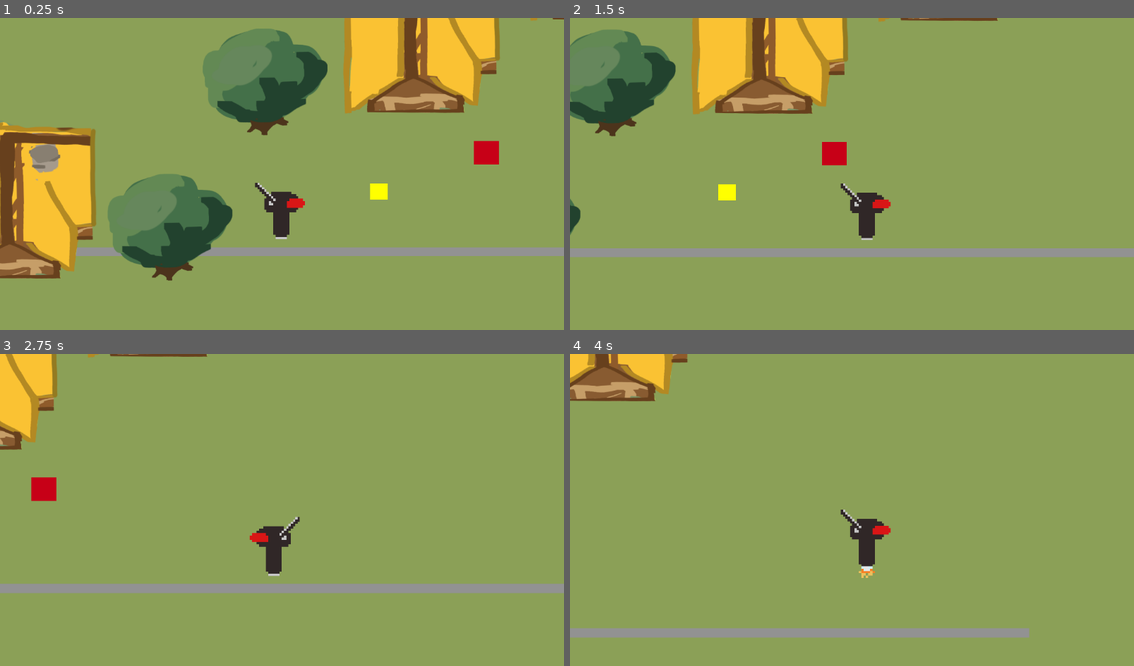
Above: before the commit, frames 1-4 (two rows, left to right).
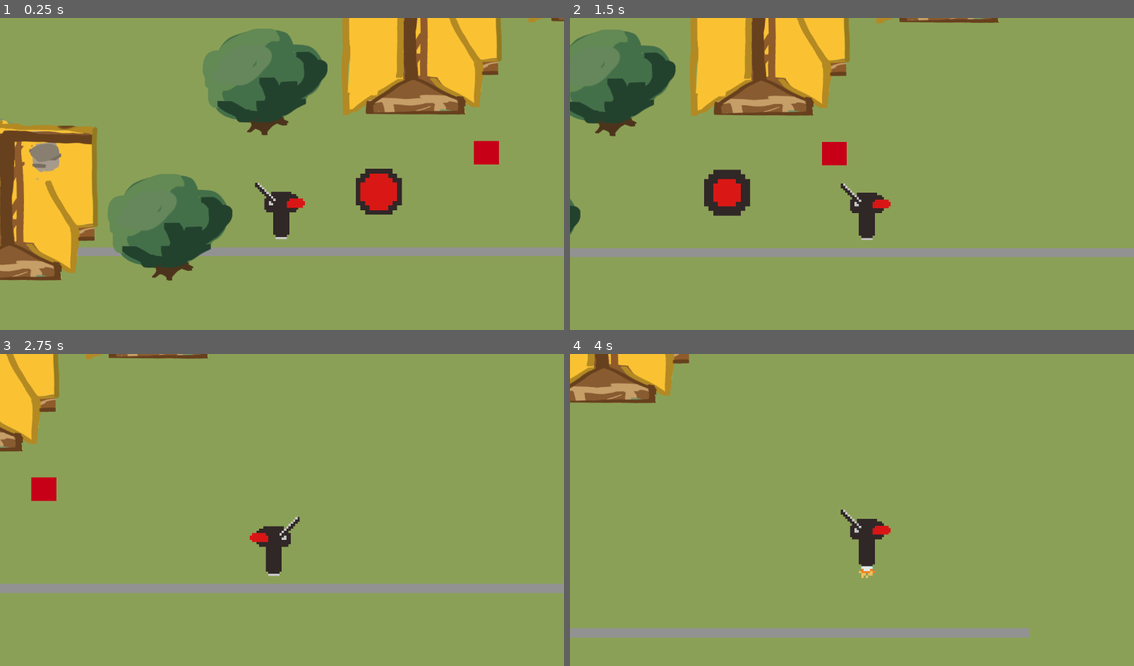
Above: after the commit, the same moments.

Repository: sophieTheProgrammer/queblejam
Game: Godot game, scene res://scenes/level_first.tscn
The game is run twice, just before and just after one commit, with the same random seed, the same clock (stepped at 60 frames per second) and the same inputs.
Inputs:
- Up to frame 1 (0.25 s): no input
- Up to frame 2 (1.5 s): hold Right (Right) from 0.53 s (still down); tap Space (Jump) at 0.77 s
- Up to frame 3 (2.75 s): tap Space (Jump) at 1.52 s; release Right (Right) at 2.03 s; hold Left (Left) from 2.03 s (still down)
- Up to frame 4 (4 s): release Left (Left) at 2.78 s; hold Right (Right) from 2.78 s (still down); tap Space (Jump) at 3.02, 3.77 s

The runs differ from the first frame. In frame 1, 3.6% of the frame differs, in the area x 0-100%, y 0-85%; in frame 2, 2.4%; in frame 3, 0.6%; in frame 4, 0.6%.
Error after the commit: Parse Error: Could not preload resource file "res://scenes/tutorial.tscn". (res://scripts/global.gd:4)

Commit message:
portal

Diff:
--- /dev/null
+++ b/scenes/death.tscn
@@ -0,0 +1,16 @@
+[gd_scene format=3 uid="uid://b7xavbirsinof"]
+
+[ext_resource type="Script" uid="uid://hf0iiyncmar1" path="res://scripts/death.gd" id="1_0hhgj"]
+
+[sub_resource type="RectangleShape2D" id="RectangleShape2D_t81tr"]
+size = Vector2(478.375, 394)
+
+[node name="Death" type="Area2D" unique_id=1216396373]
+collision_layer = 4
+collision_mask = 4
+script = ExtResource("1_0hhgj")
+
+[node name="Death" type="CollisionShape2D" parent="." unique_id=1503521872]
+shape = SubResource("RectangleShape2D_t81tr")
+
+[connection signal="area_entered" from="." to="." method="_on_area_entered"]
--- a/scenes/enemy.tscn
+++ b/scenes/enemy.tscn
@@ -1,14 +1,16 @@
 [gd_scene format=3 uid="uid://ciuakvp37r8bx"]
 
 [ext_resource type="Script" uid="uid://bdj0i58yreqs3" path="res://scripts/enemy.gd" id="1_7p1mj"]
+[ext_resource type="PackedScene" uid="uid://b7xavbirsinof" path="res://scenes/death.tscn" id="2_md0e3"]
 
 [sub_resource type="RectangleShape2D" id="RectangleShape2D_7p1mj"]
 size = Vector2(25, 24)
 
-[node name="enemy" type="CharacterBody2D" unique_id=1707054168]
+[node name="enemy" type="CharacterBody2D" unique_id=1707054168 node_paths=PackedStringArray("Goal")]
 collision_layer = 2
 collision_mask = 2
 script = ExtResource("1_7p1mj")
+Goal = NodePath(".")
 
 [node name="ColorRect" type="ColorRect" parent="." unique_id=1768919789]
 offset_left = -63.0
@@ -27,13 +29,8 @@
 [node name="CollisionShape2D" type="CollisionShape2D" parent="." unique_id=1831516010]
 shape = SubResource("RectangleShape2D_7p1mj")
 
-[node name="Area2D" type="Area2D" parent="." unique_id=635515735]
-collision_layer = 2
-collision_mask = 2
-
-[node name="CollisionShape2D" type="CollisionShape2D" parent="Area2D" unique_id=1743671235]
-scale = Vector2(3.18, 3.18)
-shape = SubResource("RectangleShape2D_7p1mj")
+[node name="Death" parent="." unique_id=1216396373 instance=ExtResource("2_md0e3")]
+position = Vector2(-5.9604645e-08, 0)
+scale = Vector2(0.17, 0.19)
 
 [connection signal="timeout" from="Timer" to="." method="_on_timer_timeout"]
-[connection signal="area_entered" from="Area2D" to="." method="_on_area_2d_area_entered"]
--- a/scenes/house.tscn
+++ b/scenes/house.tscn
@@ -5,10 +5,10 @@
 [node name="house" type="AnimatableBody2D" unique_id=273667713]
 
 [node name="Sprite2D" type="Sprite2D" parent="." unique_id=610835347]
-scale = Vector2(0.73250484, 0.73250484)
+scale = Vector2(0.75, 0.75)
 texture = ExtResource("2_qtlar")
 
 [node name="CollisionPolygon2D" type="CollisionPolygon2D" parent="." unique_id=761495194]
 position = Vector2(1.3436556, -9.403742)
-scale = Vector2(0.7044488, 0.7044492)
+scale = Vector2(0.75, 0.75)
 polygon = PackedVector2Array(-127.27273, -572.7273, 540.90906, -504.54544, 509.0909, 481.81818, -527.2727, 509.0909, -531.8182, -259.0909)
--- a/scenes/level_1.tscn
+++ b/scenes/level_1.tscn
@@ -3,26 +3,21 @@
 [ext_resource type="PackedScene" uid="uid://ciuakvp37r8bx" path="res://scenes/enemy.tscn" id="1_fcfvj"]
 [ext_resource type="PackedScene" uid="uid://fqnpaxidr784" path="res://scenes/player.tscn" id="2_pa8r4"]
 [ext_resource type="PackedScene" uid="uid://bey60bmk2kegn" path="res://scenes/tree.tscn" id="3_15mv3"]
+[ext_resource type="PackedScene" uid="uid://b7xavbirsinof" path="res://scenes/death.tscn" id="3_fcfvj"]
 [ext_resource type="PackedScene" uid="uid://c8nmx000lemsv" path="res://scenes/portal.tscn" id="4_e3sih"]
 [ext_resource type="PackedScene" uid="uid://cn2rabxmse2ls" path="res://scenes/house.tscn" id="6_2os1m"]
 
 [sub_resource type="NavigationPolygon" id="NavigationPolygon_4nkto"]
-vertices = PackedVector2Array(-1460.4063, -3543.289, 2097.9063, -2523.4766, 2069.1094, -1.9765625, -4139.0938, 8.9765625, -4178.867, -4206.2266)
+vertices = PackedVector2Array(-1460.2813, -3543.25, 2097.9063, -2523.4766, 2069.1094, -2.0234375, -5175.461, -19.96875, -5376.4063, -4241.953)
 polygons = Array[PackedInt32Array]([PackedInt32Array(0, 1, 2, 3, 4)])
-outlines = Array[PackedVector2Array]([PackedVector2Array(-4189, -4219, -4149, 19, 2079, 8, 2108, -2531, -1458, -3553)])
+outlines = Array[PackedVector2Array]([PackedVector2Array(-5387, -4254, -5185, -10, 2079, 8, 2108, -2531, -1458, -3553)])
 
 [sub_resource type="WorldBoundaryShape2D" id="WorldBoundaryShape2D_fcfvj"]
 distance = -40.0
 
-[sub_resource type="WorldBoundaryShape2D" id="WorldBoundaryShape2D_pa8r4"]
-distance = 366.0
-
 [sub_resource type="WorldBoundaryShape2D" id="WorldBoundaryShape2D_15mv3"]
 normal = Vector2(0.00028341007, -0.99999994)
 distance = -6584.985
-
-[sub_resource type="RectangleShape2D" id="RectangleShape2D_e3sih"]
-size = Vector2(6859.375, 394)
 
 [node name="level_1" type="Node2D" unique_id=532896419]
 
@@ -31,10 +26,10 @@
 navigation_polygon = SubResource("NavigationPolygon_4nkto")
 
 [node name="player" parent="." unique_id=575009404 instance=ExtResource("2_pa8r4")]
-position = Vector2(6326, -1474)
+position = Vector2(507, -3214)
 
 [node name="portal" parent="." unique_id=452576932 instance=ExtResource("4_e3sih")]
-position = Vector2(585, -3382)
+position = Vector2(-1949, -3853)
 DESTINATION = 2
 
 [node name="StaticBody2D" type="StaticBody2D" parent="." unique_id=1034328894]
@@ -42,52 +37,48 @@
 [node name="CollisionShape2D" type="CollisionShape2D" parent="StaticBody2D" unique_id=1161863923]
 shape = SubResource("WorldBoundaryShape2D_fcfvj")
 
-[node name="CollisionShape2D2" type="CollisionShape2D" parent="StaticBody2D" unique_id=714111978]
-rotation = 1.5707964
-shape = SubResource("WorldBoundaryShape2D_pa8r4")
-
 [node name="CollisionShape2D3" type="CollisionShape2D" parent="StaticBody2D" unique_id=1990887448]
 rotation = -1.5707964
 shape = SubResource("WorldBoundaryShape2D_15mv3")
 
-[node name="Death" type="Area2D" parent="StaticBody2D" unique_id=1731097111]
-collision_layer = 4
-collision_mask = 4
-
-[node name="Death" type="CollisionShape2D" parent="StaticBody2D/Death" unique_id=1665885613]
-position = Vector2(3191.3125, -91)
-shape = SubResource("RectangleShape2D_e3sih")
+[node name="Death" parent="StaticBody2D" unique_id=1216396373 instance=ExtResource("3_fcfvj")]
+position = Vector2(3347, 52)
+scale = Vector2(21.83, 1)
 
 [node name="Tree" type="Node" parent="." unique_id=957508679]
 
 [node name="tree" parent="Tree" unique_id=1391525660 instance=ExtResource("3_15mv3")]
-position = Vector2(877, -2779)
+position = Vector2(-400, -2928)
 
 [node name="tree2" parent="Tree" unique_id=542462654 instance=ExtResource("3_15mv3")]
-position = Vector2(1776, -2575)
+position = Vector2(436, -2621)
 
 [node name="tree3" parent="Tree" unique_id=637380790 instance=ExtResource("3_15mv3")]
-position = Vector2(2585, -2316)
+position = Vector2(1366, -2316)
 
 [node name="tree5" parent="Tree" unique_id=2059312676 instance=ExtResource("3_15mv3")]
-position = Vector2(4594, -1510)
+position = Vector2(4249, -1573)
 
 [node name="tree6" parent="Tree" unique_id=1249464462 instance=ExtResource("3_15mv3")]
-position = Vector2(3822, -1857)
+position = Vector2(3345, -1926)
 
 [node name="House" type="Node" parent="." unique_id=1345360775]
 
 [node name="house2" parent="House" unique_id=1954024287 instance=ExtResource("6_2os1m")]
 position = Vector2(6208, -852)
-scale = Vector2(1, 1)
 
 [node name="house4" parent="House" unique_id=1217257257 instance=ExtResource("6_2os1m")]
-position = Vector2(3120, -1863)
-scale = Vector2(1, 1)
+position = Vector2(2372, -1949)
 
 [node name="house5" parent="House" unique_id=1901791013 instance=ExtResource("6_2os1m")]
-position = Vector2(5311, -1119)
-scale = Vector2(1, 1)
+position = Vector2(5156, -1102)
+
+[node name="house6" parent="House" unique_id=273667713 instance=ExtResource("6_2os1m")]
+position = Vector2(-1462.9995, -2969)
+scale = Vector2(0.22, 0.22)
+
+[node name="house7" parent="House" unique_id=1675529710 instance=ExtResource("6_2os1m")]
+position = Vector2(-1462.9995, -2969)
 
 [node name="Enemy" type="Node" parent="." unique_id=1054087828]
 
@@ -102,5 +93,3 @@
 [node name="enemy3" parent="Enemy" unique_id=1269175327 node_paths=PackedStringArray("Goal") instance=ExtResource("1_fcfvj")]
 position = Vector2(1101, -1017)
 Goal = NodePath("../../player")
-
-[connection signal="area_entered" from="StaticBody2D/Death" to="player" method="_on_death_area_entered"]
--- a/scenes/portal.tscn
+++ b/scenes/portal.tscn
@@ -1,23 +1,47 @@
 [gd_scene format=3 uid="uid://c8nmx000lemsv"]
 
-[ext_resource type="Script" path="res://scripts/portal.gd" id="1_v0xau"]
+[ext_resource type="Script" uid="uid://cihsstjtna3kd" path="res://scripts/portal.gd" id="1_v0xau"]
+[ext_resource type="Texture2D" uid="uid://bj5sjhhwdggeq" path="res://art/portal.PNG" id="2_1ffj6"]
+
+[sub_resource type="AtlasTexture" id="AtlasTexture_1ffj6"]
+atlas = ExtResource("2_1ffj6")
+region = Rect2(0, 0, 16, 16)
+
+[sub_resource type="AtlasTexture" id="AtlasTexture_jr6l0"]
+atlas = ExtResource("2_1ffj6")
+region = Rect2(16, 0, 16, 16)
+
+[sub_resource type="SpriteFrames" id="SpriteFrames_d4jfq"]
+animations = [{
+"frames": [{
+"duration": 1.0,
+"texture": SubResource("AtlasTexture_1ffj6")
+}, {
+"duration": 1.0,
+"texture": SubResource("AtlasTexture_jr6l0")
+}],
+"loop": true,
+"name": &"default",
+"speed": 1.0
+}]
 
 [sub_resource type="CircleShape2D" id="CircleShape2D_ppl40"]
-radius = 42.0119
+radius = 144.0
 
 [node name="portal" type="Node2D" unique_id=452576932]
 script = ExtResource("1_v0xau")
 
-[node name="ColorRect" type="ColorRect" parent="." unique_id=1470417296]
-offset_left = -43.0
-offset_top = -42.0
-offset_right = 48.0
-offset_bottom = 40.0
-color = Color(1, 1, 0, 1)
+[node name="AnimatedSprite2D" type="AnimatedSprite2D" parent="." unique_id=1907998411]
+position = Vector2(2, 0)
+scale = Vector2(23.4375, 23.4375)
+sprite_frames = SubResource("SpriteFrames_d4jfq")
+autoplay = "default"
 
 [node name="Area2D" type="Area2D" parent="." unique_id=1274837443]
+collision_layer = 4
+collision_mask = 4
 
 [node name="CollisionShape2D" type="CollisionShape2D" parent="Area2D" unique_id=531295457]
 shape = SubResource("CircleShape2D_ppl40")
 
-[connection signal="body_entered" from="Area2D" to="." method="_on_area_2d_body_entered"]
+[connection signal="area_entered" from="Area2D" to="." method="_on_area_2d_area_entered"]
--- a/scenes/tutorial.tscn
+++ b/scenes/tutorial.tscn
@@ -12,57 +12,69 @@
 vertices = PackedVector2Array(1557.8516, 2648.9766, -844.4922, 2707.8281, -2965.6406, -2209.961, 4180.7266, -3241.4219, 7813.6406, 92.3125, 5394.672, 3403.9531)
 polygons = Array[PackedInt32Array]([PackedInt32Array(0, 1, 2, 3, 4), PackedInt32Array(0, 4, 5)])
 outlines = Array[PackedVector2Array]([PackedVector2Array(1557, 2659, 5399, 3415, 7827, 91, 4184, -3252, -2980, -2218, -851, 2718)])
+[ext_resource type="PackedScene" uid="uid://b7xavbirsinof" path="res://scenes/death.tscn" id="4_4kmhl"]
+[ext_resource type="PackedScene" uid="uid://c8nmx000lemsv" path="res://scenes/portal.tscn" id="5_cq4me"]
+
+[sub_resource type="WorldBoundaryShape2D" id="WorldBoundaryShape2D_cq4me"]
+distance = 4.0000014
+
+[sub_resource type="WorldBoundaryShape2D" id="WorldBoundaryShape2D_6yjpi"]
+normal = Vector2(0.00028341007, -0.99999994)
+distance = -6878.9985
 
 [node name="tutorial" type="Node2D" unique_id=1205344489]
 
 [node name="player" parent="." unique_id=575009404 instance=ExtResource("1_8ho6b")]
+position = Vector2(500, -2500)
+
+[node name="text" type="Node" parent="." unique_id=1531292137]
+
+[node name="trees" type="RichTextLabel" parent="text" unique_id=1504824620]
+offset_left = 3919.0
+offset_top = -3143.0
+offset_right = 5894.0
+offset_bottom = -2174.0
+text = "trees will fall after you stand on them for too long"
+
+[node name="dontfall" type="RichTextLabel" parent="text" unique_id=72647953]
+offset_left = 4012.0
+offset_top = -940.0
+offset_right = 5687.0
+offset_bottom = -399.0
+text = "don't fall!"
+
+[node name="jump" type="RichTextLabel" parent="text" unique_id=1491643755]
+offset_left = 1196.0
+offset_top = -3093.0
+offset_right = 2871.0
+offset_bottom = -2552.0
+text = "space to jump"
+
+[node name="wasd" type="RichTextLabel" parent="text" unique_id=1760828492]
+offset_left = -503.0
+offset_top = -3626.0
+offset_right = 1172.0
+offset_bottom = -3085.0
+text = "wasd/arrow keys to move"
 
 [node name="houses" type="Node" parent="." unique_id=1386070607]
 
 [node name="house3" parent="houses" unique_id=1050645927 instance=ExtResource("2_ph3nu")]
-position = Vector2(2528, 574)
+position = Vector2(3008, -2078)
 
-[node name="house2" parent="houses" unique_id=273667713 instance=ExtResource("2_ph3nu")]
-position = Vector2(1272, 623)
+[node name="house3" parent="houses/house3" unique_id=273667713 instance=ExtResource("2_ph3nu")]
+position = Vector2(3379, 214)
+
+[node name="house2" parent="houses" unique_id=895962117 instance=ExtResource("2_ph3nu")]
+position = Vector2(1752, -2029)
 
 [node name="house" parent="houses" unique_id=1621905291 instance=ExtResource("2_ph3nu")]
-position = Vector2(-4, 649)
-
-[node name="text" type="Node" parent="." unique_id=1531292137]
-
-[node name="trees" type="RichTextLabel" parent="text" unique_id=1504824620]
-offset_left = 3223.0
-offset_top = -1115.0
-offset_right = 5198.0
-offset_bottom = -146.0
-text = "trees will fall after you stand on them for too long"
-
-[node name="dontfall" type="RichTextLabel" parent="text" unique_id=72647953]
-offset_left = 1486.0
-offset_top = 1203.0
-offset_right = 3161.0
-offset_bottom = 1744.0
-text = "don't fall!"
-
-[node name="jump" type="RichTextLabel" parent="text" unique_id=1491643755]
-offset_left = 716.0
-offset_top = -441.0
-offset_right = 2391.0
-offset_bottom = 100.0
-text = "space to jump"
-
-[node name="wasd" type="RichTextLabel" parent="text" unique_id=1760828492]
-offset_left = -983.0
-offset_top = -974.0
-offset_right = 692.0
-offset_bottom = -433.0
-text = "wasd/arrow keys to move"
+position = Vector2(476, -2003)
 
 [node name="trees" type="Node" parent="." unique_id=94419687]
 
-[node name="tree2" parent="trees" unique_id=1391525660 instance=ExtResource("3_ph3nu")]
-position = Vector2(4827, 770)
-script = null
+[node name="tree3" parent="trees" unique_id=1391525660 instance=ExtResource("3_ph3nu")]
+position = Vector2(4172, -1863)
 
 [node name="tree" parent="trees" unique_id=1956730079 instance=ExtResource("3_ph3nu")]
 position = Vector2(3670, 791)
--- /dev/null
+++ b/scripts/death.gd
@@ -0,0 +1,5 @@
+extends Area2D
+
+func _on_area_entered(_area: Area2D) -> void:
+	if !Global.debug:
+		get_tree().reload_current_scene()
--- a/scripts/game_manager.gd
+++ b/scripts/game_manager.gd
@@ -5,5 +5,5 @@
 func _ready() -> void:
 	pass
 # Called every frame. 'delta' is the elapsed time since the previous frame.
-func _process(delta: float) -> void:
+func _process(_delta: float) -> void:
 	pass
--- a/scripts/global.gd
+++ b/scripts/global.gd
@@ -1,16 +1,11 @@
 extends Node
 @export var debug = false
 
-#const LEVEL_0 = preload("res://scenes/tutorial.tscn")
+const LEVEL_0 = preload("res://scenes/tutorial.tscn")
 const LEVEL_1 = preload("res://scenes/level_1.tscn")
 const LEVEL_2 = preload("res://scenes/testing.tscn")
 const START = preload("res://scenes/start.tscn")
-
+const LEVELS = [LEVEL_0, LEVEL_1, LEVEL_2]
 func load_scene(scene:int):
-	match scene:
-		#0:
-			#get_tree().change_scene_to_packed(LEVEL_0)
-		1:
-			get_tree().change_scene_to_packed(LEVEL_1)
-		2:
-			get_tree().change_scene_to_packed(LEVEL_2)
+	#get_tree().change_scene_to_packed(LEVELS[scene])
+	get_tree().call_deferred("change_scene_to_packed", LEVELS[scene])
--- a/scripts/player.gd
+++ b/scripts/player.gd
@@ -79,5 +79,5 @@
 	coyote = false
 
 
-func _on_death_area_entered(area: Area2D) -> void:
+func _on_death_area_entered(_area: Area2D) -> void:
 	get_tree().reload_current_scene()
--- a/scripts/portal.gd
+++ b/scripts/portal.gd
@@ -7,11 +7,8 @@
 
 
 # Called every frame. 'delta' is the elapsed time since the previous frame.
-func _process(delta: float) -> void:
+func _process(_delta: float) -> void:
 	pass
 
-
-
-func _on_area_2d_body_entered(body: Node2D) -> void:
-	if body is CharacterBody2D:
-		Global.load_scene(DESTINATION)
+func _on_area_2d_area_entered(_area: Area2D) -> void:
+	Global.load_scene(DESTINATION)
--- a/scripts/start.gd
+++ b/scripts/start.gd
@@ -6,14 +6,12 @@
 
 
 # Called every frame. 'delta' is the elapsed time since the previous frame.
-func _process(delta: float) -> void:
+func _process(_delta: float) -> void:
 	pass
 
 
 func _on_start_button_up() -> void:
 	Global.load_scene(0)
-
-
 
 func _on_start_button_down() -> void:
 	SfxPlayer.play_click()
--- a/scripts/tree.gd
+++ b/scripts/tree.gd
@@ -41,7 +41,7 @@
 			area.monitoring = true
 			speed = 700
 			tree_alive = false
-func _on_area_2d_area_entered(area: Area2D) -> void:
+func _on_area_2d_area_entered(_area: Area2D) -> void:
 	if death_timer.is_stopped():
 		death_timer.start(TIME_TILL_DEATH)
 		respawn_timer.start(TIME_TILL_ALIVE)
Binary file added: art/portal.PNG
Not shown, added: art/portal.PNG.import
Not shown: 1 places in scenes/tutorial.tscn that only renumber resources
Not shown, added: scripts/death.gd.uid
